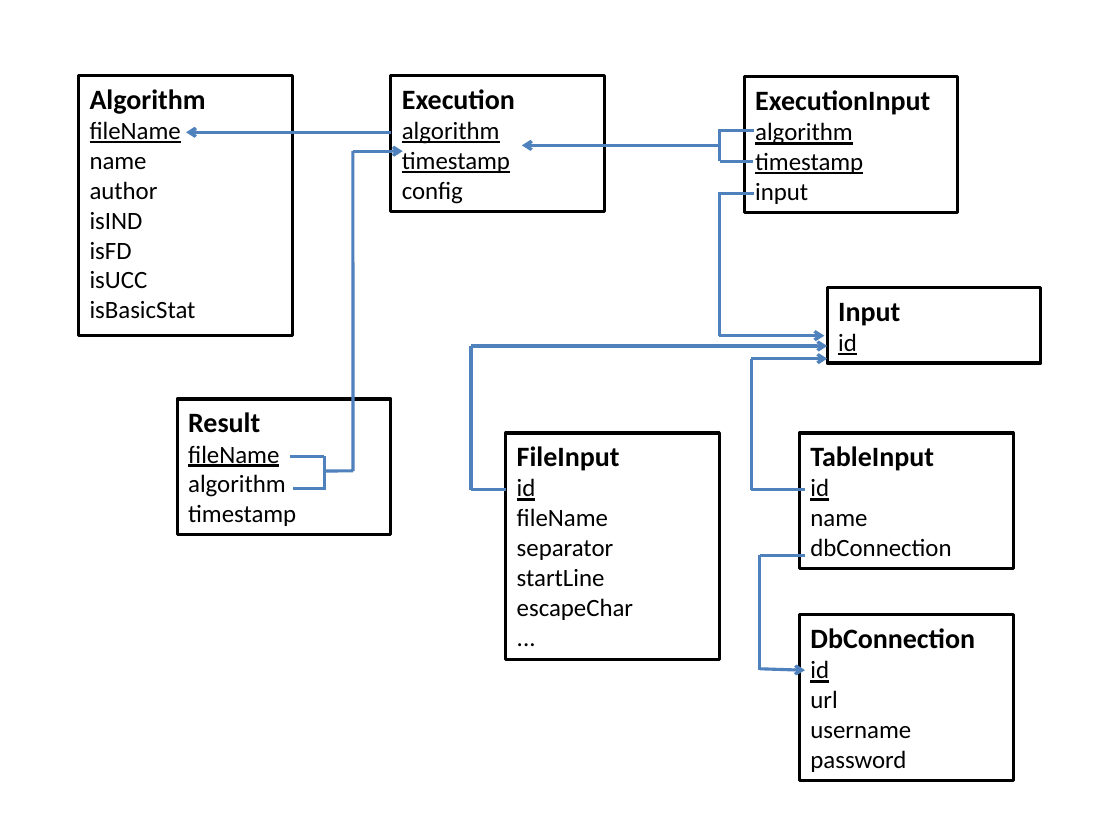
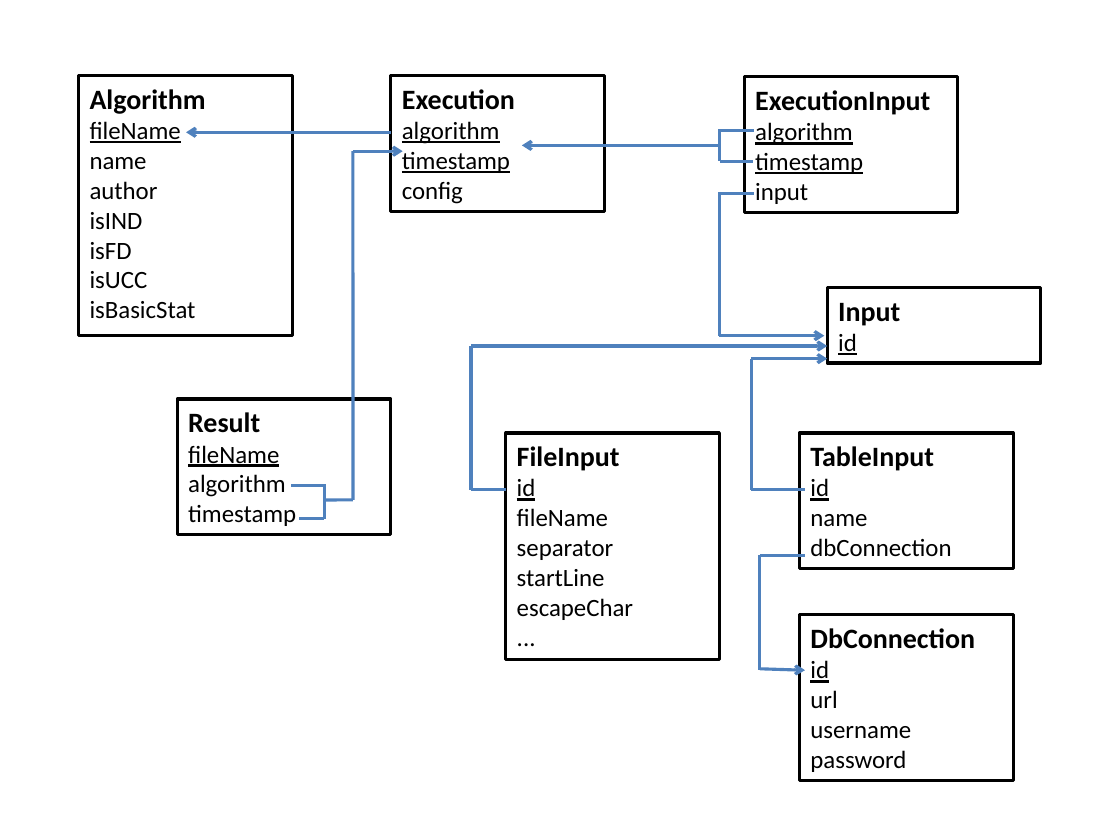
Before and after one commit to HPI-Information-Systems/Metanome, a slide deck: slide 1 of Metanome_DbSchema.pptx. Drawn at 1120x840 pixels with LibreOffice and Linux fonts; fonts in the diff are those of the drawing. Boxes give left, top, right and bottom in pixels: in the first picture for what was removed or moved away, otherwise in the second. Text is boxed around its words. In the diff, an @@ line names an element or a change of style, - is before the commit and + after.

Commit message:
corrected foreign key relation in db schema

```diff
--- a/Metanome_DbSchema.pptx
+++ b/Metanome_DbSchema.pptx
@@ line moved from (353, 151) - (353, 472) to (353, 151) - (353, 500) @@
@@ 3 lines moved together from (x1=290, y1=456, x2=353, y2=489) to (x1=291, y1=485, x2=353, y2=519) @@
@@ line moved from (293, 488) - (326, 488) to (299, 519) - (324, 519) @@
```
